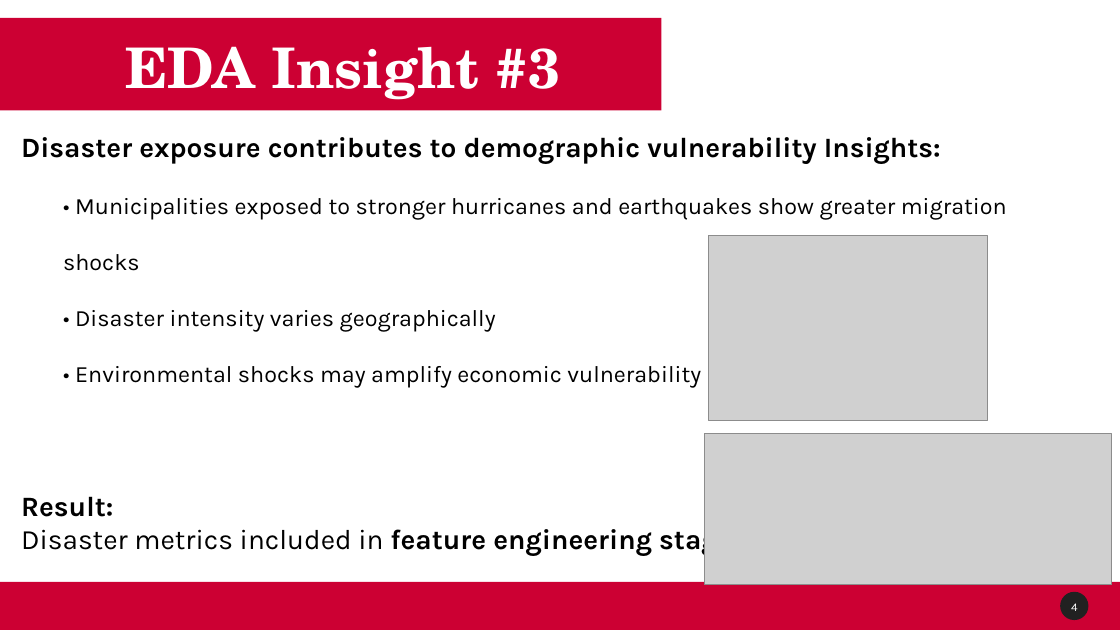
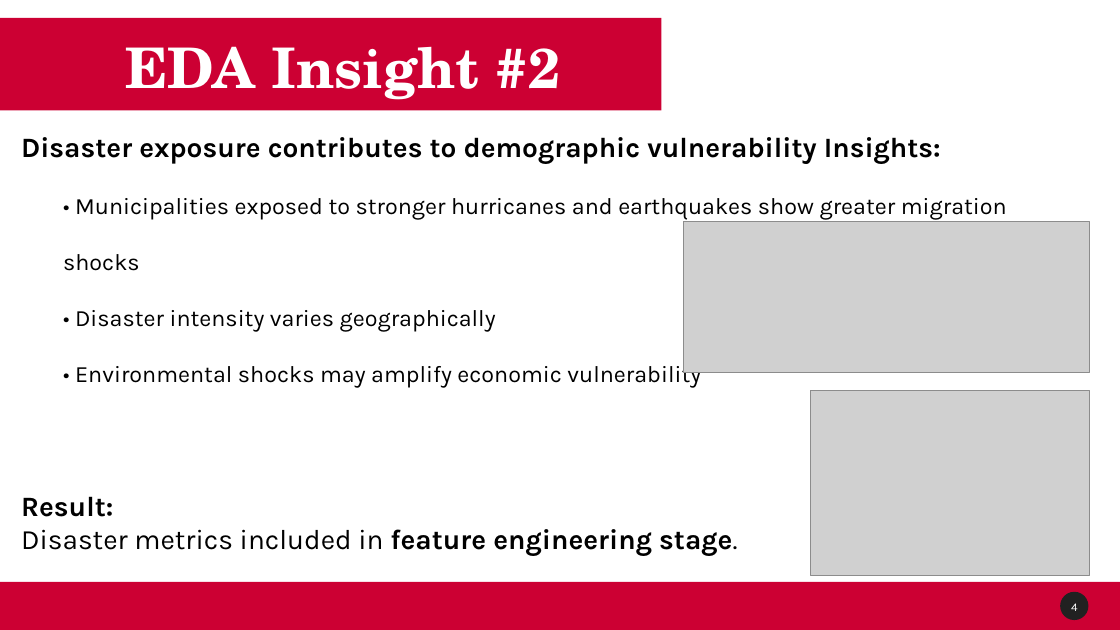
Before and after one commit to Venettov/CAPSTONE_DATA_SCIENCE_RIVERARUIZ, a slide deck: slide 5 of project_reports/CapstoneMidterm.pptx. Drawn at 1120x630 pixels with LibreOffice and Linux fonts; fonts in the diff are those of the drawing; grey boxes stand for pictures; background and template pictures are left out. Boxes give left, top, right and bottom in pixels: in the first picture for what was removed or moved away, otherwise in the second. Text is boxed around its words. In the diff, an @@ line names an element or a change of style, - is before the commit and + after.

```diff
--- a/project_reports/CapstoneMidterm.pptx
+++ b/project_reports/CapstoneMidterm.pptx
@@ text at (x1=126, y1=46, x2=560, y2=100): text changed @@
-EDA Insight #3
+EDA Insight #2
@@ picture moved from (x1=705, y1=434, x2=1112, y2=584) to (x1=683, y1=222, x2=1090, y2=372) @@
@@ picture moved from (x1=709, y1=236, x2=988, y2=421) to (x1=811, y1=390, x2=1090, y2=575) @@
```
Also in this commit, not shown: 1 other slide changed.
